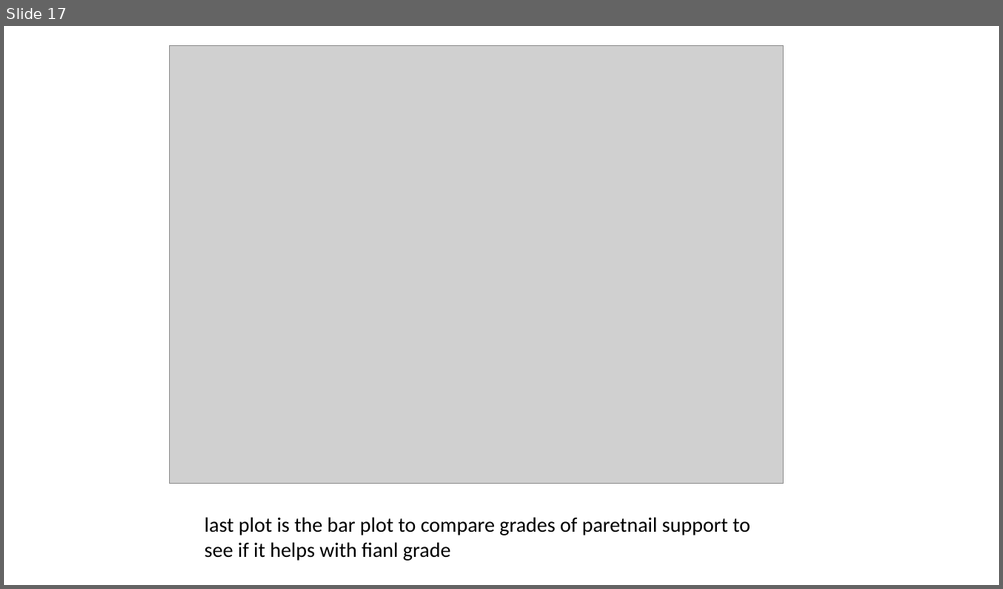
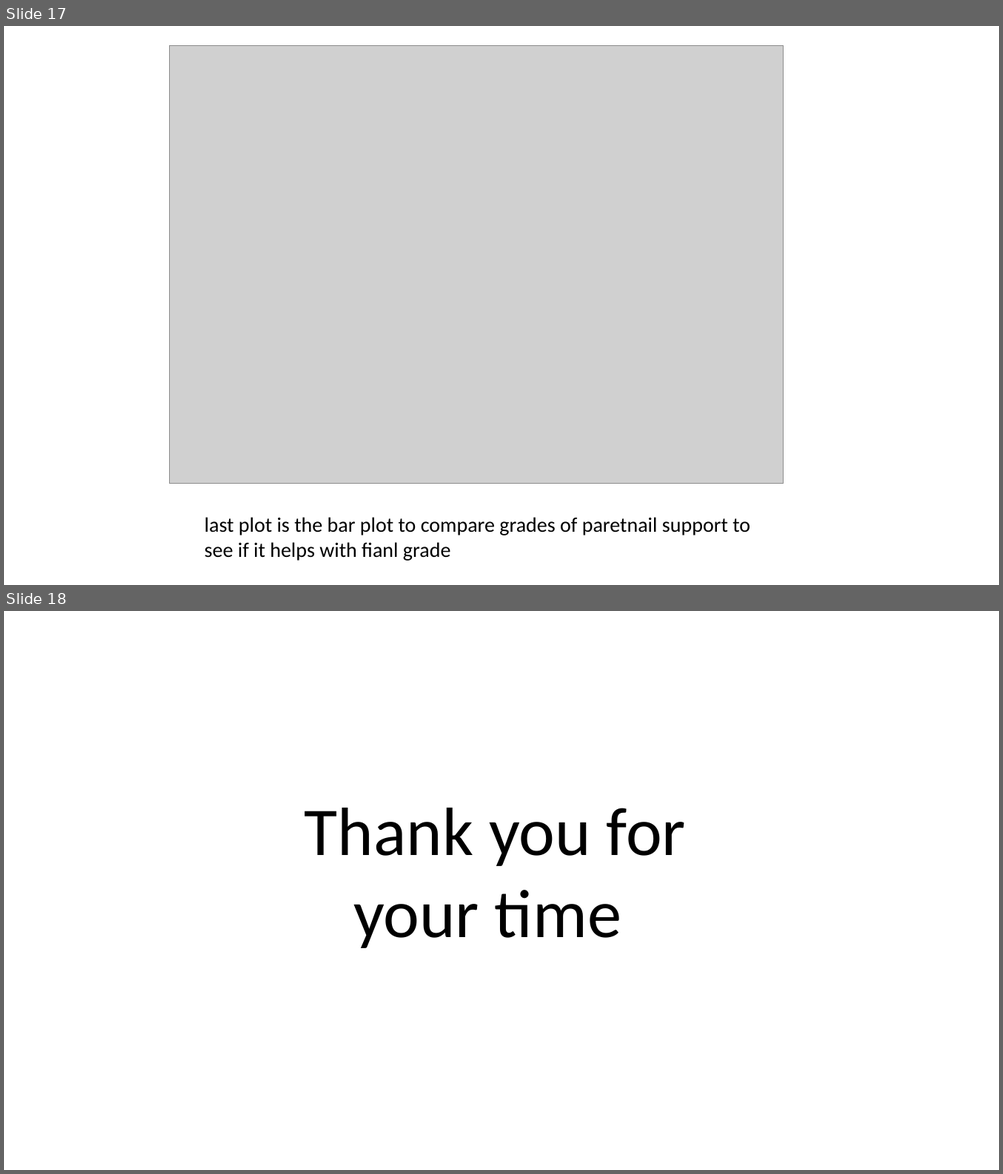
Before and after one commit to SmidaMohamedTaher/eda-task, a slide deck: Presentation1.pptx. Shown one above the other, each under a label of ours: slide 17 before the commit, slides 17 and 18 after it. The pictures are 1003x589 and 1003x1174 pixels, drawn with LibreOffice and Linux fonts; fonts in the diff are those of the drawing; grey boxes stand for pictures. Boxes give left, top, right and bottom in pixels: in the first picture for what was removed or moved away, otherwise in the second. Text is boxed around its words. In the diff, an @@ line names an element or a change of style, - is before the commit and + after.

Commit message:
thanks

```diff
--- a/Presentation1.pptx
+++ b/Presentation1.pptx
@@ slide 18 added at box(4, 611, 999, 1170), background #FFFFFF @@
@@ text added at box(304, 808, 686, 948), 66 pt, text #000000 @@
+Thank you for your time
```
